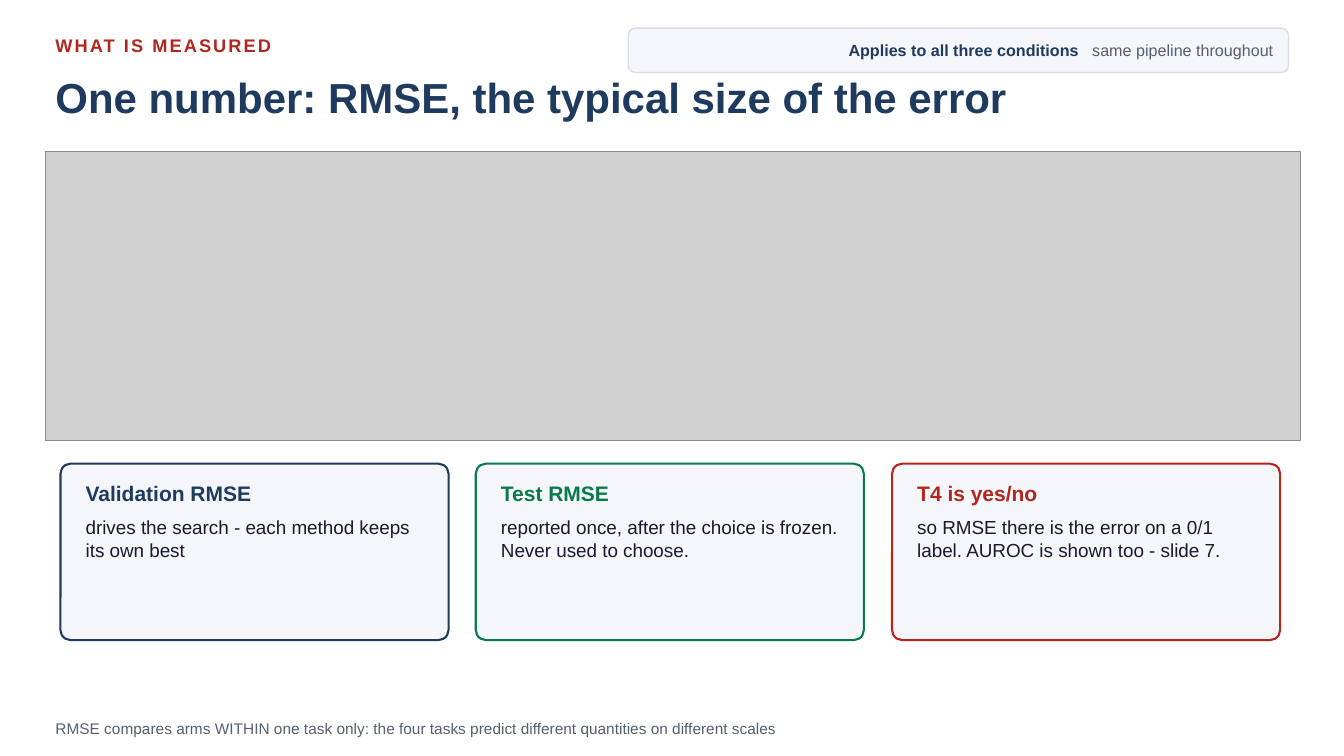
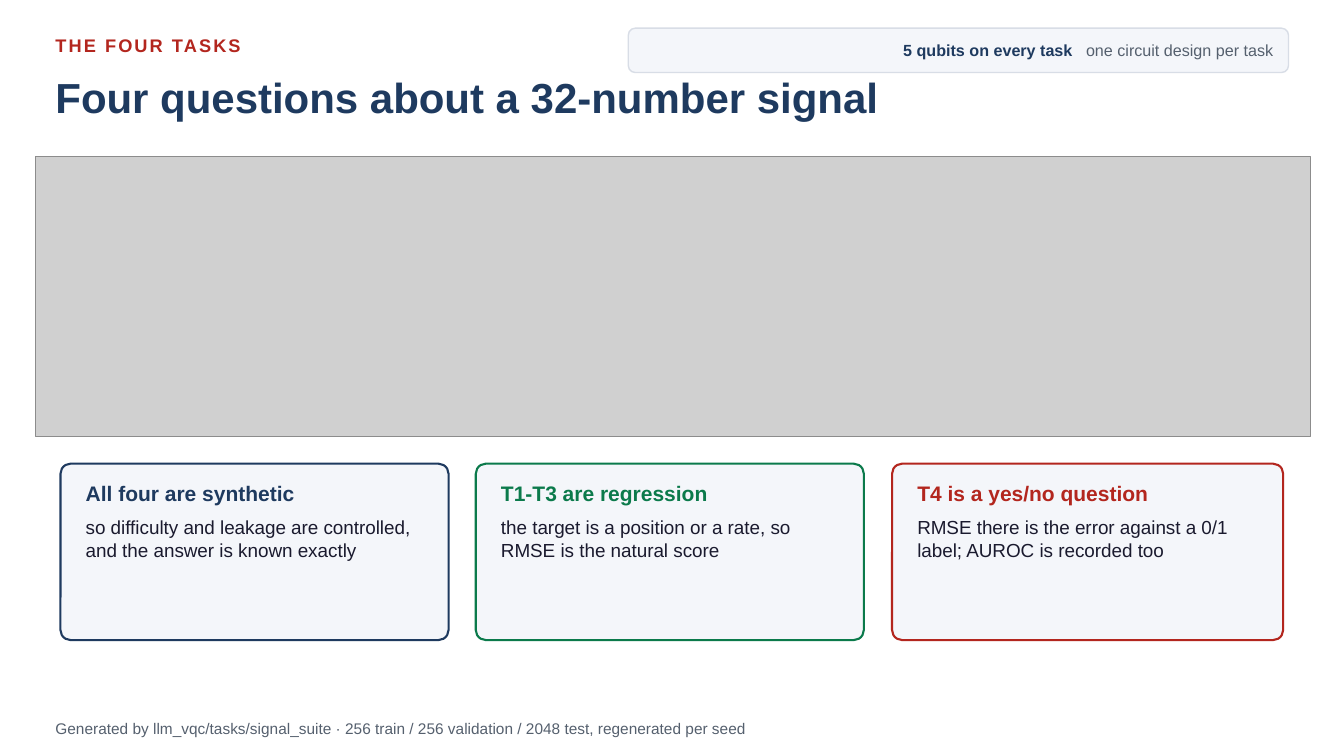
Before and after one commit to dorakingx/llm-vqc, a slide deck: slide 3 of docs/presentation/mini5/20260731_GSoC_mini5.pptx (slide 4 before the commit). Drawn at 1344x756 pixels with LibreOffice and Linux fonts; fonts in the diff are those of the drawing; grey boxes stand for pictures. Boxes give left, top, right and bottom in pixels: in the first picture for what was removed or moved away, otherwise in the second. Text is boxed around its words. In the diff, an @@ line names an element or a change of style, - is before the commit and + after.

```diff
--- a/docs/presentation/mini5/20260731_GSoC_mini5.pptx
+++ b/docs/presentation/mini5/20260731_GSoC_mini5.pptx
@@ text at <box>55,30,1289,60</box>: text changed @@
-WHAT IS MEASURED
+THE FOUR TASKS
@@ text at <box>903,44,1274,60</box>: text changed; text colour #1E3A5F to #55606E; bold off @@
-Applies to all three conditions same pipeline throughout
+5 qubits on every task one circuit design per task
@@ text at <box>55,82,878,122</box>: text changed @@
-One number: RMSE, the typical size of the error
+Four questions about a 32-number signal
@@ picture: place and size @@
-picture at <box>45,151,1301,441</box>
+picture at <box>35,156,1311,437</box>
@@ rounded rectangle: place and size @@
-rounded rectangle at <box>892,464,1280,640</box>
+rounded rectangle at <box>892,464,1284,640</box>
@@ text at <box>86,485,294,506</box>: text changed @@
-Validation RMSE
+All four are synthetic
@@ text at <box>501,485,707,506</box>: text changed @@
-Test RMSE
+T1-T3 are regression
@@ text at <box>917,485,1148,506</box>: text changed @@
-T4 is yes/no
+T4 is a yes/no question
@@ text at <box>86,520,411,561</box>: text changed @@
-drives the search - each method keeps its own best
+so difficulty and leakage are controlled, and the answer is known exactly
@@ text at <box>501,520,791,557</box>: text changed @@
-reported once, after the choice is frozen. Never used to choose.
+the target is a position or a rate, so RMSE is the natural score
@@ text at <box>917,520,1227,560</box>: text changed @@
-so RMSE there is the error on a 0/1 label. AUROC is shown too - slide 7.
+RMSE there is the error against a 0/1 label; AUROC is recorded too
@@ text at <box>55,723,745,737</box>: text changed @@
-RMSE compares arms WITHIN one task only: the four tasks predict different quantities on different scales
+Generated by llm_vqc/tasks/signal_suite · 256 train / 256 validation / 2048 test, regenerated per seed
```
Also in this commit, not shown: 3 other slides changed, 1 slide added, 1 slide removed, 12 other files.
